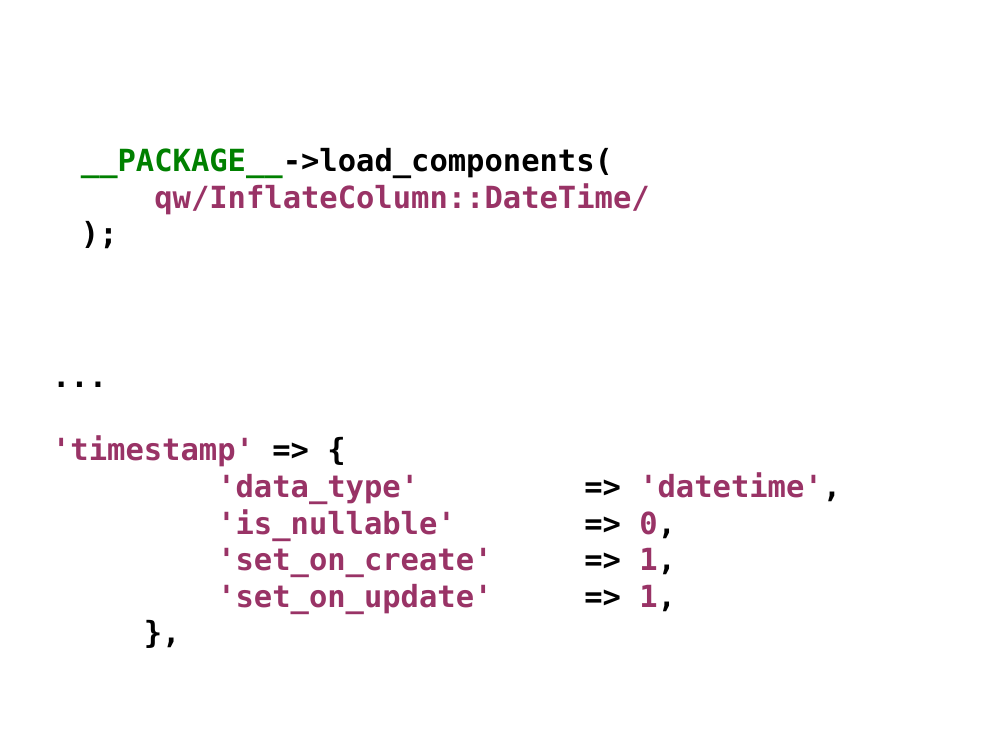
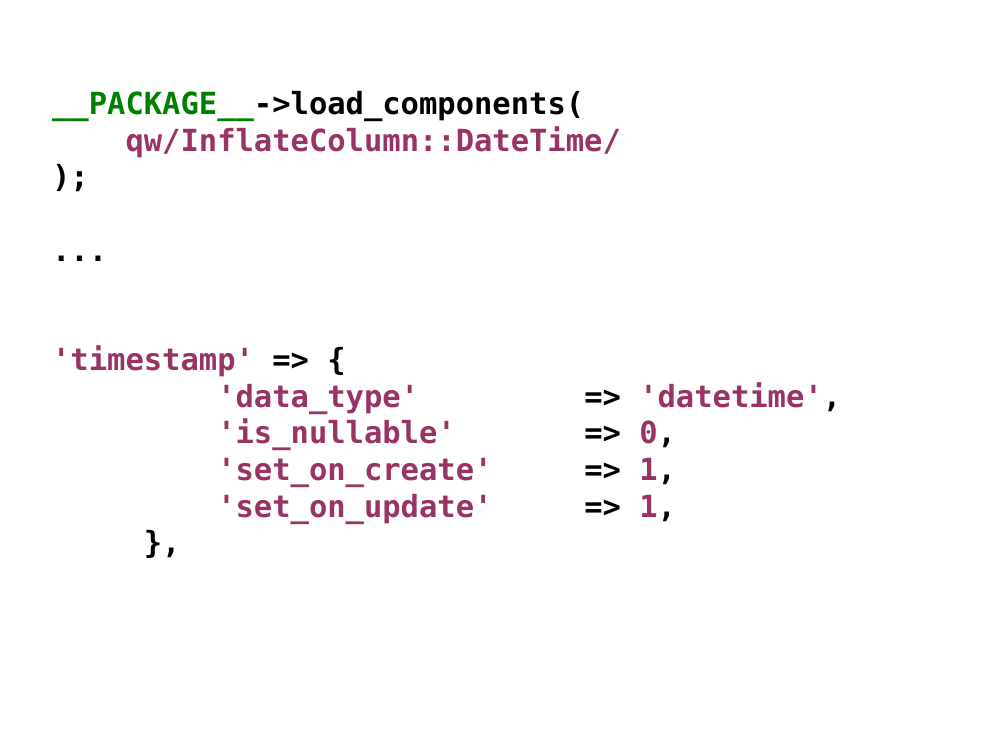
Before and after one commit to erezschatz/Presentation, a slide deck: slide 18 of dbix-class.odp (slide 17 before the commit). Drawn at 1008x756 pixels with LibreOffice and Linux fonts; fonts in the diff are those of the drawing. Boxes give left, top, right and bottom in pixels: in the first picture for what was removed or moved away, otherwise in the second. Text is boxed around its words. In the diff, an @@ line names an element or a change of style, - is before the commit and + after.

```diff
--- a/dbix-class.odp
+++ b/dbix-class.odp
@@ text "__PACKAGE__->load_components(" moved from (x1=52, y1=436, x2=676, y2=613) to (x1=52, y1=90, x2=676, y2=523) @@
@@ text at (x1=52, y1=90, x2=621, y2=157): paragraphs added @@
+__PACKAGE__->load_components(
+qw/InflateColumn::DateTime/
+);
@@ text removed at (x1=81, y1=147, x2=649, y2=214) @@
-__PACKAGE__->load_components(
-qw/InflateColumn::DateTime/
-);
```
Also in this commit, not shown: 5 other slides changed, 10 slides added, 2 other files.
